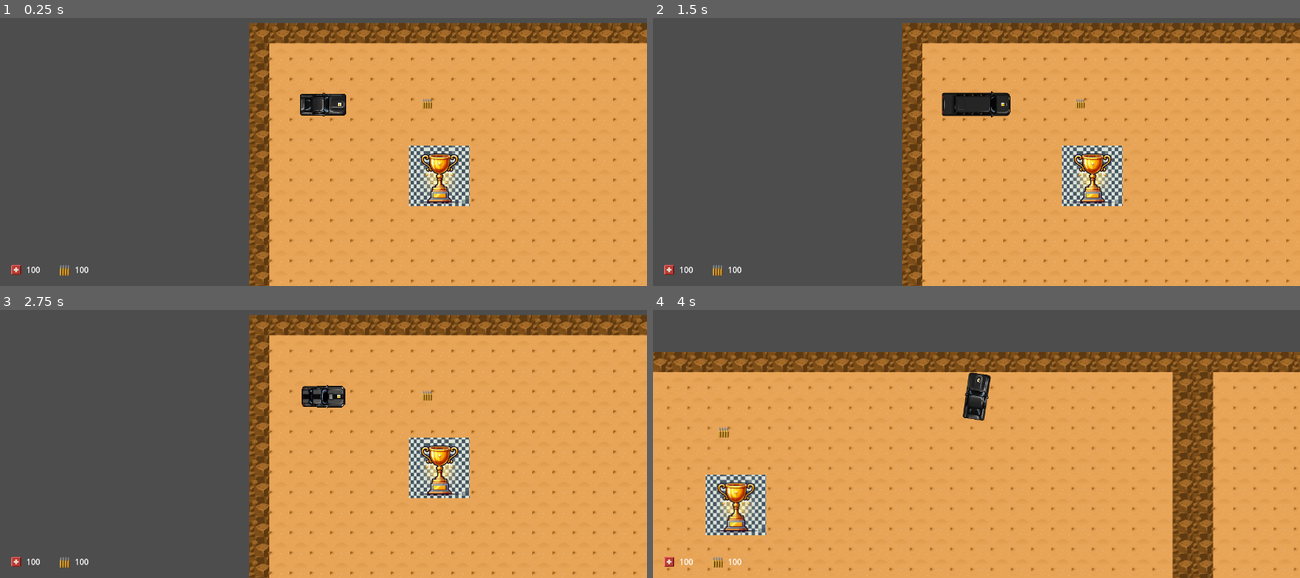
Above: before the commit, frames 1-4 (two rows, left to right).
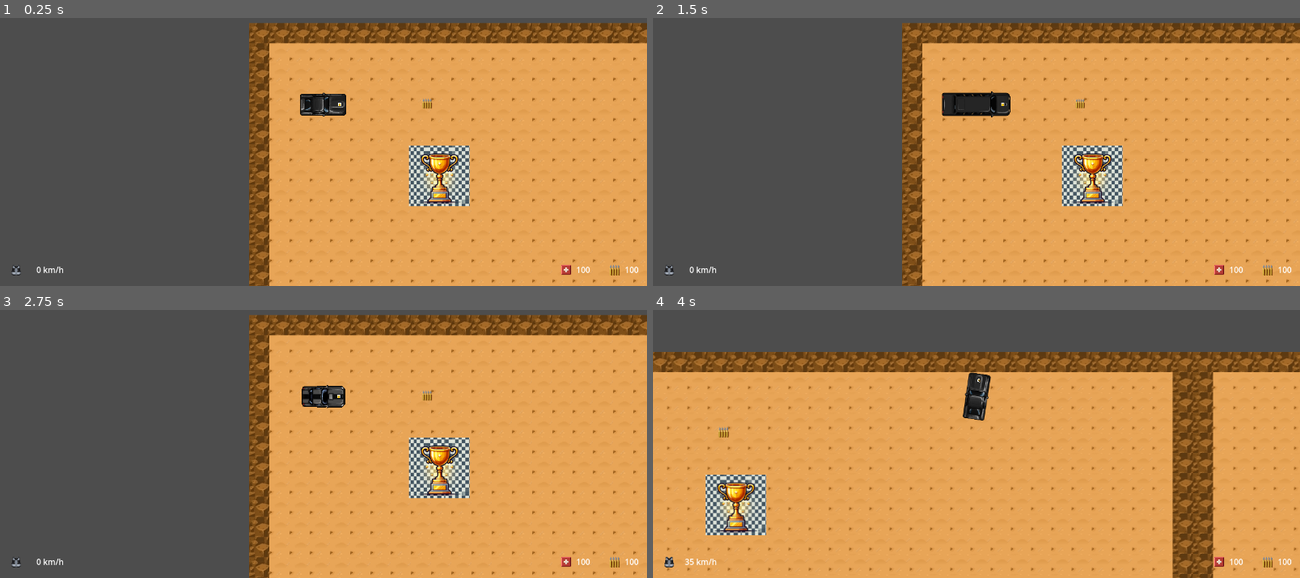
Above: after the commit, the same moments.

Repository: jeangilbertlouis/svarstad
Game: Godot game, scene res://game.tscn
The game is run twice, just before and just after one commit, with the same random seed, the same clock (stepped at 60 frames per second) and the same inputs.
Inputs:
- Up to frame 1 (0.25 s): no input
- Up to frame 2 (1.5 s): tap Enter at 0.5 s; hold D (steer_right) 0.53-1.28 s; tap C (change) at 0.6, 1.35 s; tap Space (brake) at 1.25 s; hold Space (brake) from 1.28 s (still down)
- Up to frame 3 (2.75 s): tap Enter at 2 s; release Space (brake) at 2.03 s; hold D (steer_right) from 2.03 s (still down); tap C (change) at 2.1 s
- Up to frame 4 (4 s): tap Space (brake) at 2.75 s; release D (steer_right) at 2.78 s; hold W (accelerate) 2.78-3.53 s; tap C (change) at 2.85, 3.6 s; hold A (steer_left) from 3.53 s (still down)

The runs differ from the first frame. In frame 1, 0.4% of the frame differs, in the area x 1-99%, y 92-97%; in frame 2, 0.4%; in frame 3, 0.4%; in frame 4, 0.4%.

Commit message:
Adding speedometer in hud

Diff:
--- a/hud/hud.gd
+++ b/hud/hud.gd
@@ -7,6 +7,10 @@
 	pass # Replace with function body.
 
 
+var speed_text = "%.0f km/h"
+
 # Called every frame. 'delta' is the elapsed time since the previous frame.
 func _process(delta):
-	pass
+	if player != null:
+		var velocity = player.velocity.length() / 6
+		$MarginContainer2/car_box/speed_box/speed_label.text = speed_text % velocity
--- a/hud/hud.tscn
+++ b/hud/hud.tscn
@@ -1,8 +1,9 @@
-[gd_scene load_steps=4 format=3 uid="uid://coes3nu6dhfu6"]
+[gd_scene load_steps=5 format=3 uid="uid://coes3nu6dhfu6"]
 
 [ext_resource type="Script" path="res://hud/hud.gd" id="1_5xmpm"]
 [ext_resource type="Texture2D" uid="uid://c6880fbjbqn43" path="res://hud/health-red 32px.png" id="2_eajct"]
 [ext_resource type="Texture2D" uid="uid://cky2jf3b4k1l3" path="res://hud/ammo-rifle-alt 32px.png" id="3_qrqir"]
+[ext_resource type="Texture2D" uid="uid://mnltwowiyocm" path="res://hud/health-armor 32px.png" id="4_hccuu"]
 
 [node name="hud" type="Control"]
 layout_mode = 3
@@ -11,11 +12,14 @@
 
 [node name="MarginContainer" type="MarginContainer" parent="."]
 layout_mode = 1
-anchors_preset = 2
+anchors_preset = 3
+anchor_left = 1.0
 anchor_top = 1.0
+anchor_right = 1.0
 anchor_bottom = 1.0
+offset_left = -192.0
 offset_top = -64.0
-offset_right = 192.0
+grow_horizontal = 0
 grow_vertical = 0
 theme_override_constants/margin_left = 16
 theme_override_constants/margin_top = 16
@@ -51,3 +55,33 @@
 [node name="ammo_label" type="Label" parent="MarginContainer/player_box/ammo_box"]
 layout_mode = 2
 text = "100"
+
+[node name="MarginContainer2" type="MarginContainer" parent="."]
+layout_mode = 1
+anchors_preset = 2
+anchor_top = 1.0
+anchor_bottom = 1.0
+offset_top = -40.0
+offset_right = 62.0
+grow_vertical = 0
+theme_override_constants/margin_left = 16
+theme_override_constants/margin_top = 16
+theme_override_constants/margin_right = 16
+theme_override_constants/margin_bottom = 16
+
+[node name="car_box" type="HBoxContainer" parent="MarginContainer2"]
+layout_mode = 2
+
+[node name="speed_box" type="HBoxContainer" parent="MarginContainer2/car_box"]
+layout_mode = 2
+
+[node name="speed_texture" type="TextureRect" parent="MarginContainer2/car_box/speed_box"]
+layout_mode = 2
+texture = ExtResource("4_hccuu")
+stretch_mode = 4
+
+[node name="speed_label" type="Label" parent="MarginContainer2/car_box/speed_box"]
+custom_minimum_size = Vector2(75, 0)
+layout_mode = 2
+text = "50 mph"
+horizontal_alignment = 2
